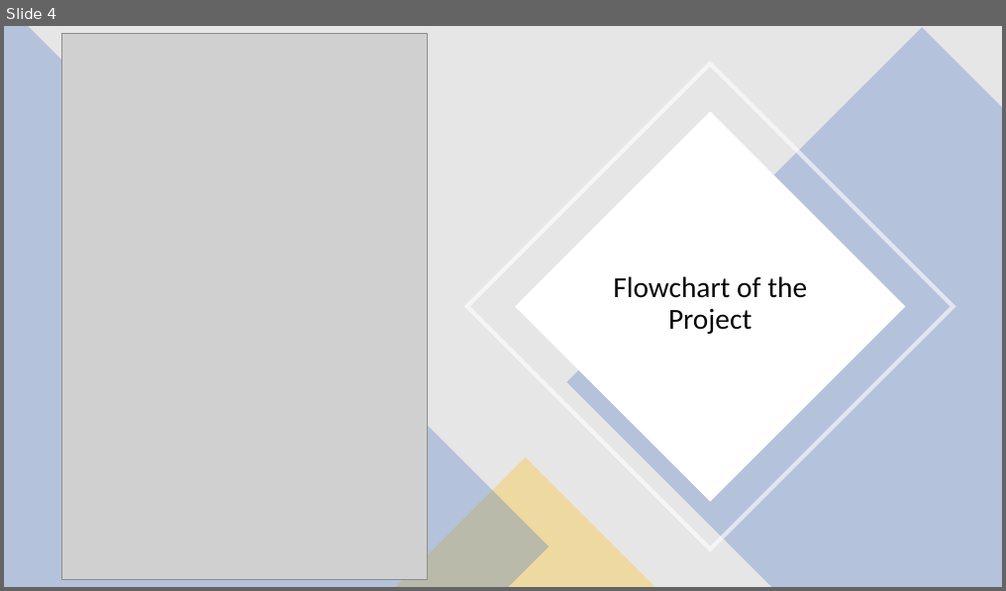
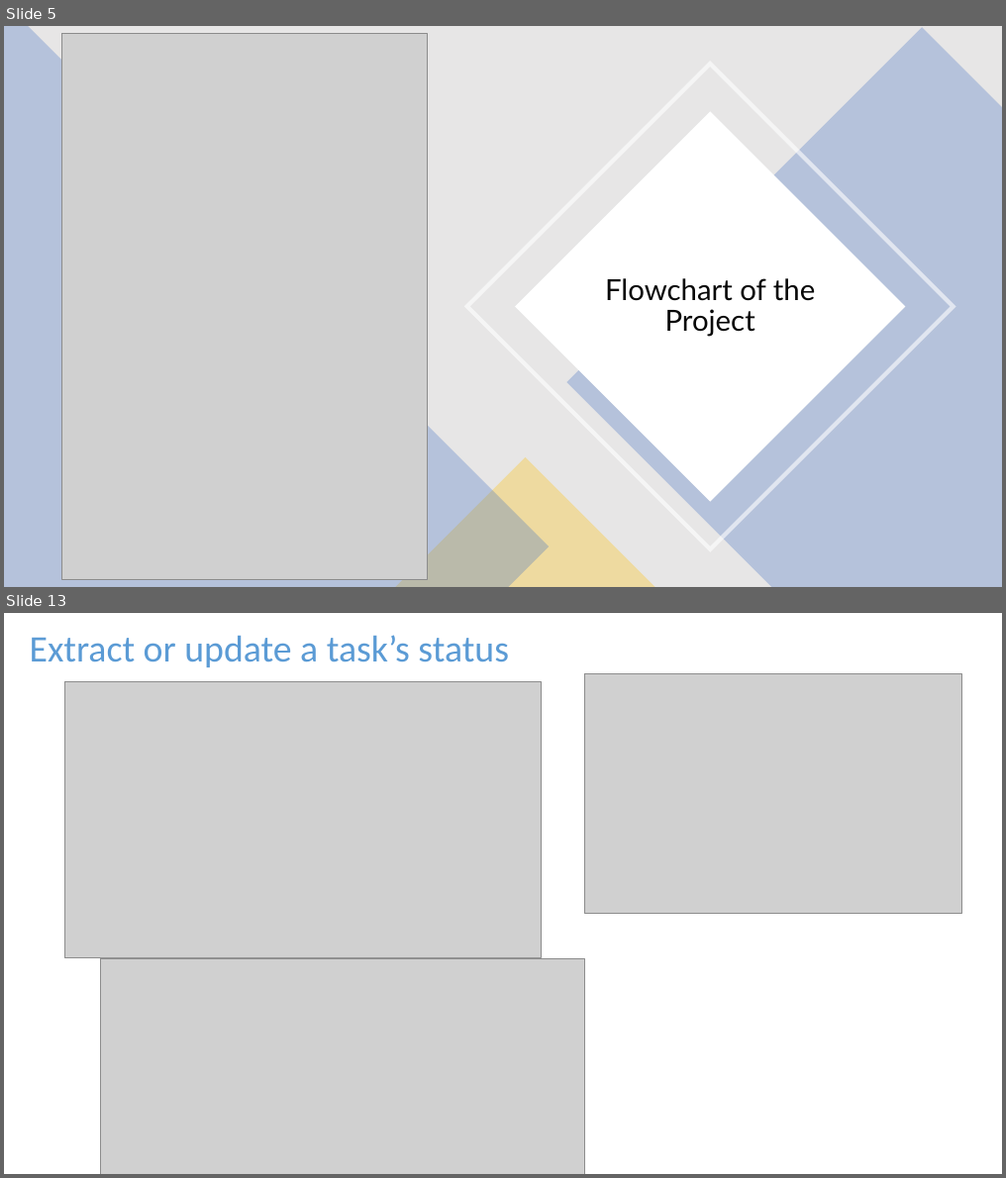
Before and after one commit to MaxLiorCo/Tasks_Back_End, a slide deck: Project Presentation Slides.pptx. Shown one above the other, each under a label of ours: slide 4 before the commit, slides 5 and 13 after it; the slides between them are not shown. The pictures are 1006x591 and 1006x1178 pixels, drawn with LibreOffice and Linux fonts; fonts in the diff are those of the drawing; grey boxes stand for pictures. Boxes give left, top, right and bottom in pixels: in the first picture for what was removed or moved away, otherwise in the second. Text is boxed around its words. In the diff, an @@ line names an element or a change of style, - is before the commit and + after.

```diff
--- a/Project Presentation Slides.pptx
+++ b/Project Presentation Slides.pptx
@@ slide 13 added at (x1=4, y1=613, x2=1002, y2=1174), background #FFFFFF @@
@@ text added at (x1=30, y1=635, x2=509, y2=667), 36 pt, text gradient #1F4E79 to #5B9BD5 to #9DC3E6 @@
+Extract or update a task’s status
@@ picture added at (x1=64, y1=682, x2=542, y2=959) @@
@@ picture added at (x1=585, y1=673, x2=962, y2=914) @@
@@ picture added at (x1=101, y1=959, x2=585, y2=1174) @@
@@ what was slide 4 is now slide 5 @@
@@ slide 5 changed as well @@
@@ text "Flowchart of the Project" at (x1=605, y1=278, x2=815, y2=337): font Calibri to Lato @@
```
Also in this commit, not shown: 3 other slides changed, 13 other slides added, 4 other files.
